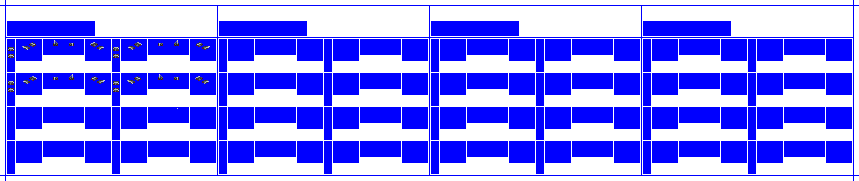
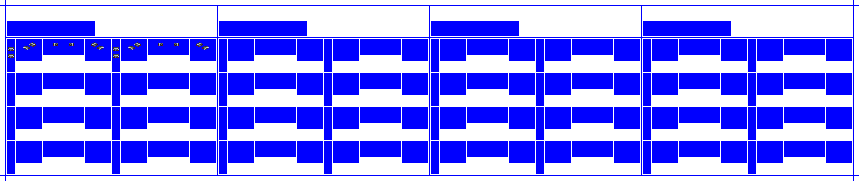
The second 859×181 image is a revision of the first. Changes to its layers:
hid "Panto Up" over [8, 40, 210, 109]
showed "Panto Down copy" over [9, 42, 209, 57]
